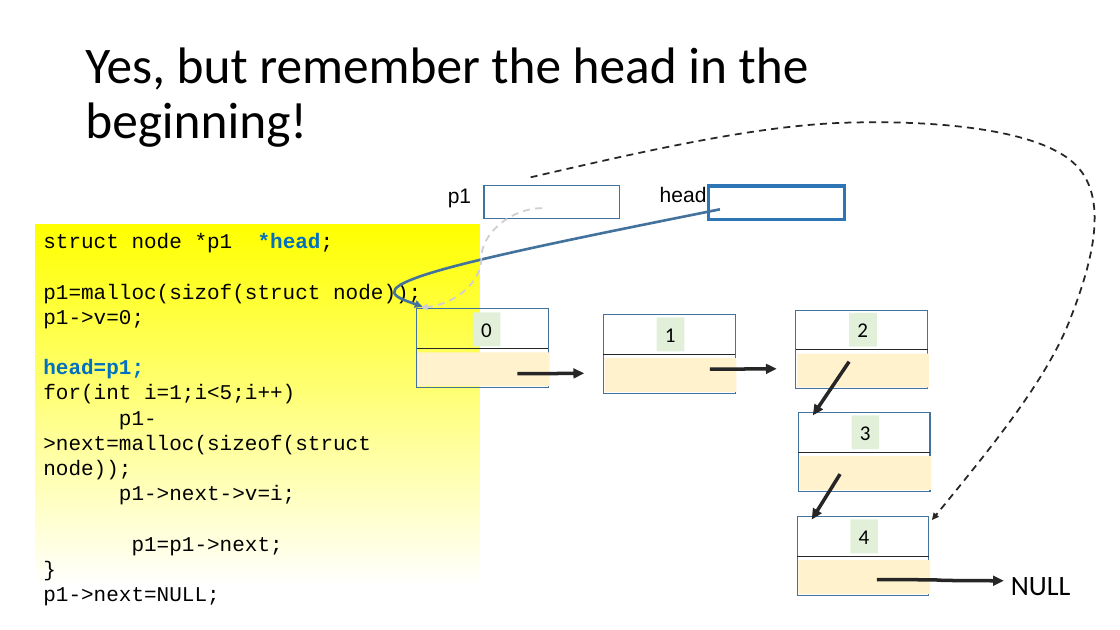
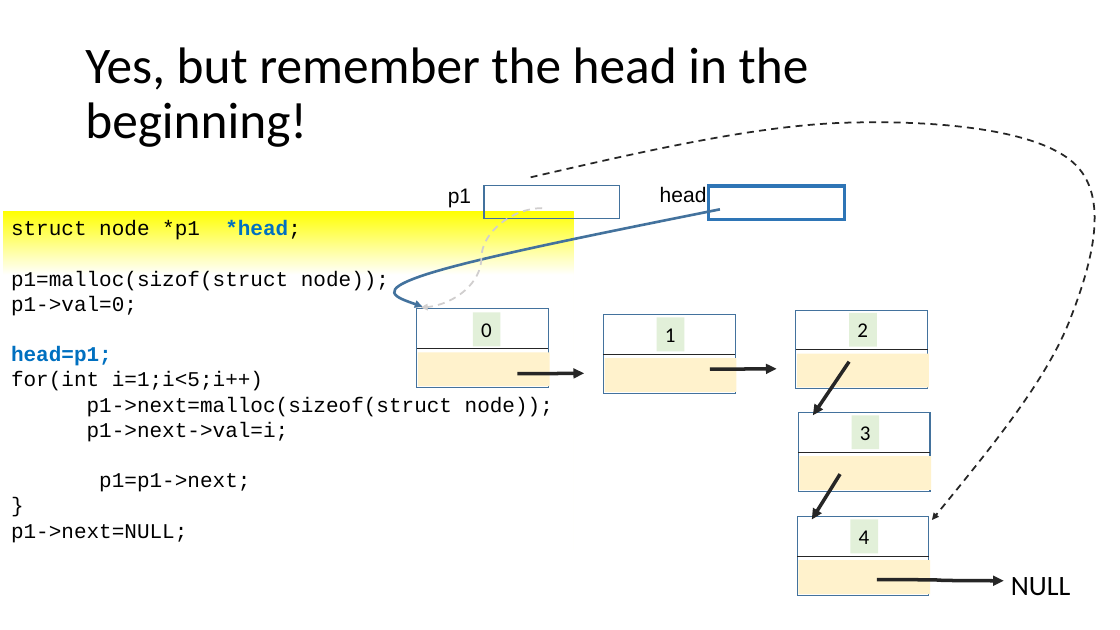
Before and after one commit to rbadrinath/FCP, a slide deck: slide 8 of slides/14-LinkedLists.pptx. Drawn at 1120x630 pixels with LibreOffice and Linux fonts; fonts in the diff are those of the drawing. Boxes give left, top, right and bottom in pixels: in the first picture for what was removed or moved away, otherwise in the second. Text is boxed around its words. In the diff, an @@ line names an element or a change of style, - is before the commit and + after.

```diff
--- a/slides/14-LinkedLists.pptx
+++ b/slides/14-LinkedLists.pptx
@@ rectangle "struct node *p1 *head;": place and size @@
-rectangle "struct node *p1 *head;" at bbox=[35, 223, 481, 588]
+rectangle "struct node *p1 *head;" at bbox=[3, 211, 574, 550]
@@ text in rectangle at bbox=[11, 296, 137, 316]: text changed @@
-p1->v=0;
+p1->val=0;
@@ text in rectangle at bbox=[87, 422, 289, 442]: text changed @@
-p1->next->v=i;
+p1->next->val=i;
```
Also in this commit, not shown: 4 other slides changed, 2 slides removed.
